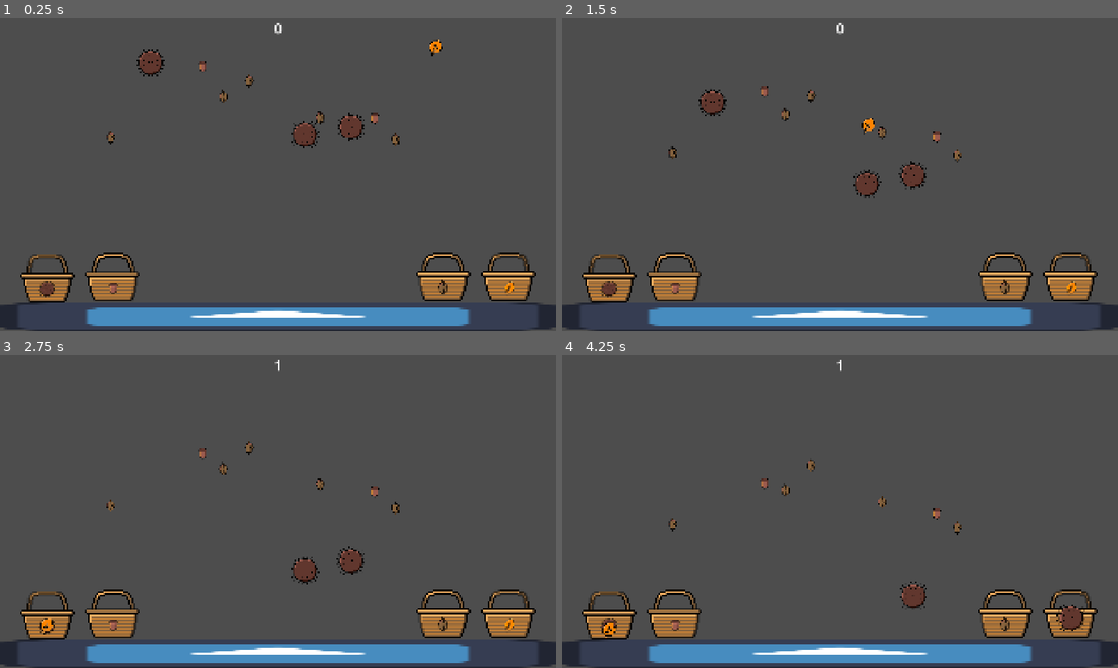
Above: before the commit, frames 1-4 (two rows, left to right).
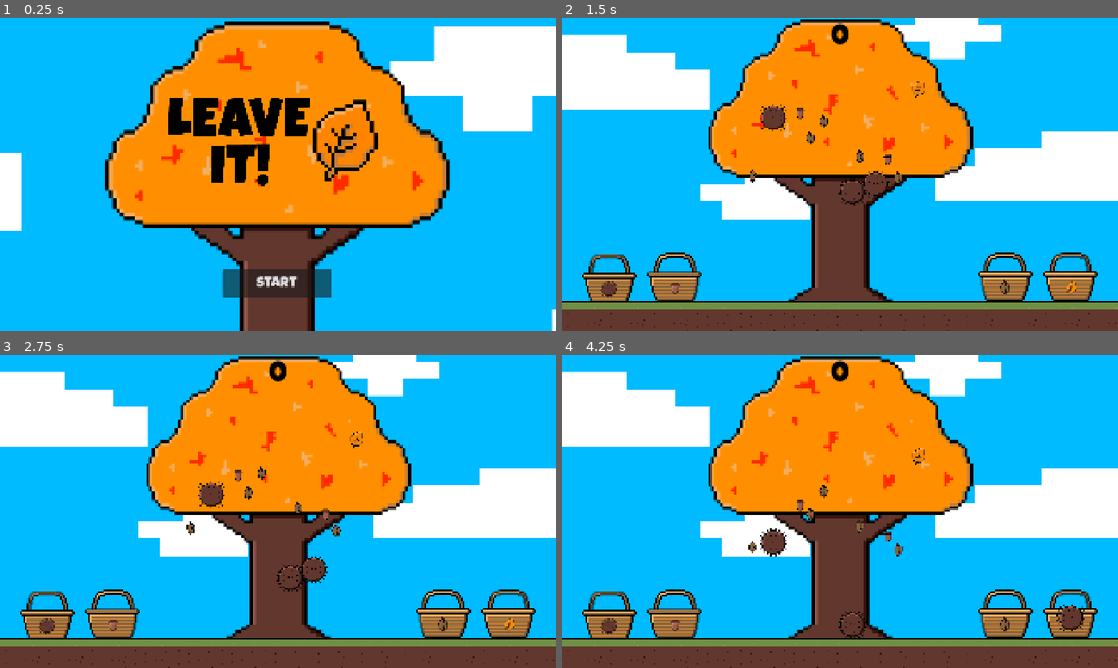
Above: after the commit, the same moments.

Repository: Chrisieee/cozy-fall-jam-game
Game: Godot game, scene res://scenes/start.tscn
Two runs of this game, one before a commit and one after it. Both use one fixed random seed, a clock stepped at 60 frames per second and the inputs below. Before the commit the project starts from res://scenes/level_1.tscn. The engine's default icon, where the game draws it, is replaced by a stand-in: a white triangle on a blue panel in a dark square.
Inputs (mouse positions are in pixels of both pictures, inside the frame that each line leads up to):
- Up to frame 1 (0.25 s): no input
- Up to frame 2 (1.5 s): click (840, 284) at 0.5 s, where only the run after the commit has a clickable "start"; drag from (995, 58) to (606, 287) at 1.27 s
- Up to frame 3 (2.75 s): drag from (150, 455) to (44, 624) at 2.02 s
- Up to frame 4 (4.25 s): move the mouse to (912, 561) at 2.77 s; click (912, 561) at 2.92 s; drag from (867, 599) to (1067, 624) at 3.52 s

The runs differ from the first frame. In frame 1, 100% of the frame differs, in the area x 0-100%, y 0-100%; in frame 2, 96%; in frame 3, 96%; in frame 4, 96%.

Commit message:
Added artwork

Diff:
--- a/falling-objects/spawner.gd
+++ b/falling-objects/spawner.gd
@@ -13,7 +13,7 @@
 	spawnNewObjects()
 
 	var timer = Timer.new()
-	timer.wait_time = 10.0
+	timer.wait_time = 15.0
 	timer.one_shot = false
 	timer.timeout.connect(_on_timeout)
 	add_child(timer)
--- a/project.godot
+++ b/project.godot
@@ -11,7 +11,7 @@
 [application]
 
 config/name="cozy-fall-jam-game"
-run/main_scene="uid://yq1fyxaomkcq"
+run/main_scene="uid://bferfwupn053h"
 config/features=PackedStringArray("4.7", "Forward Plus")
 config/icon="res://icon.svg"
 
--- /dev/null
+++ b/scenes/button.gd
@@ -0,0 +1,4 @@
+extends Button
+
+func _on_pressed() -> void:
+	get_tree().change_scene_to_file("res://scenes/level_1.tscn")
--- a/scenes/level_1.tscn
+++ b/scenes/level_1.tscn
@@ -1,7 +1,7 @@
 [gd_scene format=3 uid="uid://yq1fyxaomkcq"]
 
-[ext_resource type="Texture2D" uid="uid://cu3kun5ea0v3" path="res://icon.svg" id="1_014kd"]
 [ext_resource type="Script" uid="uid://ca4yhyaci63oy" path="res://scenes/level_1.gd" id="1_bswci"]
+[ext_resource type="Texture2D" uid="uid://bp8xiqg1wh3ft" path="res://scenes/resources/background.png" id="2_2aecg"]
 [ext_resource type="Script" uid="uid://bjfj12tkv28cm" path="res://falling-objects/spawner.gd" id="2_rus8k"]
 [ext_resource type="Texture2D" uid="uid://fuxm83k7co7x" path="res://sorting/basket-chestnut.png" id="3_2y5yt"]
 [ext_resource type="PackedScene" uid="uid://mxc71v8dd7k" path="res://falling-objects/leaves/leave1.tscn" id="3_4nkto"]
@@ -12,18 +12,27 @@
 [ext_resource type="PackedScene" uid="uid://b8ey6lbpwly6p" path="res://sorting/sortingBasket.tscn" id="6_fcfvj"]
 [ext_resource type="PackedScene" uid="uid://3wyxu22bdigq" path="res://falling-objects/acorn/acorn.tscn" id="6_pa8r4"]
 [ext_resource type="PackedScene" uid="uid://c1j4lo4tkhjee" path="res://falling-objects/beechNuts/beechNuts.tscn" id="7_15mv3"]
+[ext_resource type="Texture2D" uid="uid://dtmgftnw6lldl" path="res://scenes/resources/tree.png" id="12_7gny6"]
+[ext_resource type="Texture2D" uid="uid://byw27cm3161ay" path="res://scenes/resources/grass.png" id="13_7gny6"]
+[ext_resource type="FontFile" uid="uid://bddl74uxnunyb" path="res://scenes/resources/LuckiestGuy-Regular.ttf" id="14_6dial"]
 
 [sub_resource type="RectangleShape2D" id="RectangleShape2D_5xbjy"]
-size = Vector2(1321, 441)
+size = Vector2(675, 420.5)
+
+[sub_resource type="LabelSettings" id="LabelSettings_g4v7s"]
+font = ExtResource("14_6dial")
+font_size = 100
+font_color = Color(0, 0, 0, 1)
 
 [sub_resource type="RectangleShape2D" id="RectangleShape2D_g4v7s"]
 size = Vector2(1917.5, 100.5)
 
-[sub_resource type="LabelSettings" id="LabelSettings_g4v7s"]
-font_size = 50
-
 [node name="level1" type="Node2D" unique_id=920879243]
 script = ExtResource("1_bswci")
+
+[node name="PixilFrame0" type="Sprite2D" parent="." unique_id=383628483]
+position = Vector2(962, 648)
+texture = ExtResource("2_2aecg")
 
 [node name="sortingBasket" parent="." unique_id=716298402 instance=ExtResource("6_fcfvj")]
 position = Vector2(163, 981)
@@ -54,28 +63,82 @@
 
 [node name="Area2D" type="Area2D" parent="spawner" unique_id=1347487000]
 
+[node name="Tree" type="Sprite2D" parent="spawner/Area2D" unique_id=1833427306]
+position = Vector2(961.99994, 481.99997)
+scale = Vector2(3.3133333, 3.3133333)
+texture = ExtResource("12_7gny6")
+
 [node name="CollisionShape2D" type="CollisionShape2D" parent="spawner/Area2D" unique_id=690332984]
-position = Vector2(973, 218)
+position = Vector2(961, 331)
 shape = SubResource("RectangleShape2D_5xbjy")
+
+[node name="scoreLabel" type="Label" parent="." unique_id=910407015]
+offset_top = 2.0
+offset_right = 1921.0
+offset_bottom = 139.0
+text = "0"
+label_settings = SubResource("LabelSettings_g4v7s")
+horizontal_alignment = 1
+vertical_alignment = 1
 
 [node name="floor" type="StaticBody2D" parent="." unique_id=1040037189]
 position = Vector2(0, 1080)
-
-[node name="Sprite2D" type="Sprite2D" parent="floor" unique_id=78782807]
-position = Vector2(960, -50)
-scale = Vector2(14.9765625, 0.7734375)
-texture = ExtResource("1_014kd")
 
 [node name="CollisionShape2D" type="CollisionShape2D" parent="floor" unique_id=1759250237]
 position = Vector2(958.75, -50.25)
 shape = SubResource("RectangleShape2D_g4v7s")
 
-[node name="scoreLabel" type="Label" parent="." unique_id=910407015]
-offset_right = 1921.0
-offset_bottom = 97.0
-text = "0"
-label_settings = SubResource("LabelSettings_g4v7s")
-horizontal_alignment = 1
+[node name="Grass" type="Sprite2D" parent="floor" unique_id=2025490720]
+position = Vector2(74, -26)
+texture = ExtResource("13_7gny6")
+
+[node name="Grass" type="Sprite2D" parent="floor/Grass" unique_id=1387476339]
+position = Vector2(150, 0)
+texture = ExtResource("13_7gny6")
+
+[node name="Grass" type="Sprite2D" parent="floor/Grass/Grass" unique_id=1830333435]
+position = Vector2(150, 0)
+texture = ExtResource("13_7gny6")
+
+[node name="Grass" type="Sprite2D" parent="floor/Grass/Grass/Grass" unique_id=2033931381]
+position = Vector2(150, 0)
+texture = ExtResource("13_7gny6")
+
+[node name="Grass" type="Sprite2D" parent="floor/Grass/Grass/Grass/Grass" unique_id=1283167770]
+position = Vector2(150, 0)
+texture = ExtResource("13_7gny6")
+
+[node name="Grass" type="Sprite2D" parent="floor/Grass/Grass/Grass/Grass/Grass" unique_id=225351033]
+position = Vector2(150, 0)
+texture = ExtResource("13_7gny6")
+
+[node name="Grass" type="Sprite2D" parent="floor/Grass/Grass/Grass/Grass/Grass/Grass" unique_id=1068435136]
+position = Vector2(150, 0)
+texture = ExtResource("13_7gny6")
+
+[node name="Grass" type="Sprite2D" parent="floor/Grass/Grass/Grass/Grass/Grass/Grass/Grass" unique_id=2021105928]
+position = Vector2(150, 0)
+texture = ExtResource("13_7gny6")
+
+[node name="Grass" type="Sprite2D" parent="floor/Grass/Grass/Grass/Grass/Grass/Grass/Grass/Grass" unique_id=1738130766]
+position = Vector2(150, 0)
+texture = ExtResource("13_7gny6")
+
+[node name="Grass" type="Sprite2D" parent="floor/Grass/Grass/Grass/Grass/Grass/Grass/Grass/Grass/Grass" unique_id=447325035]
+position = Vector2(150, 0)
+texture = ExtResource("13_7gny6")
+
+[node name="Grass" type="Sprite2D" parent="floor/Grass/Grass/Grass/Grass/Grass/Grass/Grass/Grass/Grass/Grass" unique_id=1684762606]
+position = Vector2(150, 0)
+texture = ExtResource("13_7gny6")
+
+[node name="Grass" type="Sprite2D" parent="floor/Grass/Grass/Grass/Grass/Grass/Grass/Grass/Grass/Grass/Grass/Grass" unique_id=1165555620]
+position = Vector2(150, 0)
+texture = ExtResource("13_7gny6")
+
+[node name="Grass" type="Sprite2D" parent="floor/Grass/Grass/Grass/Grass/Grass/Grass/Grass/Grass/Grass/Grass/Grass/Grass" unique_id=1624614152]
+position = Vector2(150, 0)
+texture = ExtResource("13_7gny6")
 
 [connection signal="addScore" from="sortingBasket" to="." method="_on_sorting_basket_add_score"]
 [connection signal="addScore" from="sortingBasket2" to="." method="_on_sorting_basket_add_score"]
--- /dev/null
+++ b/scenes/start.tscn
@@ -0,0 +1,36 @@
+[gd_scene format=3 uid="uid://bferfwupn053h"]
+
+[ext_resource type="Texture2D" uid="uid://bp8xiqg1wh3ft" path="res://scenes/resources/background.png" id="1_bodal"]
+[ext_resource type="Texture2D" uid="uid://dtmgftnw6lldl" path="res://scenes/resources/tree.png" id="2_kdmts"]
+[ext_resource type="FontFile" uid="uid://bddl74uxnunyb" path="res://scenes/resources/LuckiestGuy-Regular.ttf" id="3_0auqf"]
+[ext_resource type="Texture2D" uid="uid://d1lxjq5en6pa3" path="res://scenes/resources/LogoLeaveIt.png" id="4_0auqf"]
+[ext_resource type="Script" uid="uid://dhdf867kv65jv" path="res://scenes/button.gd" id="4_kdmts"]
+
+[node name="start" type="Node2D" unique_id=311507063]
+
+[node name="background" type="Sprite2D" parent="." unique_id=586582121]
+position = Vector2(982, 1403)
+scale = Vector2(2, 2)
+texture = ExtResource("1_bodal")
+
+[node name="Tree" type="Sprite2D" parent="." unique_id=1477545228]
+position = Vector2(958, 633)
+scale = Vector2(4.313, 4.313)
+texture = ExtResource("2_kdmts")
+
+[node name="Button" type="Button" parent="." unique_id=620423368]
+offset_left = 768.0
+offset_top = 869.0
+offset_right = 1144.0
+offset_bottom = 965.0
+theme_override_fonts/font = ExtResource("3_0auqf")
+theme_override_font_sizes/font_size = 50
+text = "start"
+script = ExtResource("4_kdmts")
+
+[node name="LogoLeaveIt" type="Sprite2D" parent="." unique_id=1241407669]
+position = Vector2(951, 426)
+scale = Vector2(0.45261845, 0.45261845)
+texture = ExtResource("4_0auqf")
+
+[connection signal="pressed" from="Button" to="Button" method="_on_pressed"]
Not shown, added: export_presets.cfg
Not shown, added: exports/index.apple-touch-icon.png.import
Not shown, added: exports/index.icon.png.import
Not shown, added: exports/index.png.import
Not shown, added: scenes/button.gd.uid
Binary file added: scenes/resources/LogoLeaveIt.png
Not shown, added: scenes/resources/LogoLeaveIt.png.import
Binary file added: scenes/resources/LuckiestGuy-Regular.ttf
Not shown, added: scenes/resources/LuckiestGuy-Regular.ttf.import
Binary file added: scenes/resources/background.png
Not shown, added: scenes/resources/background.png.import
Binary file added: scenes/resources/grass.png
(and 14 more such lines)
